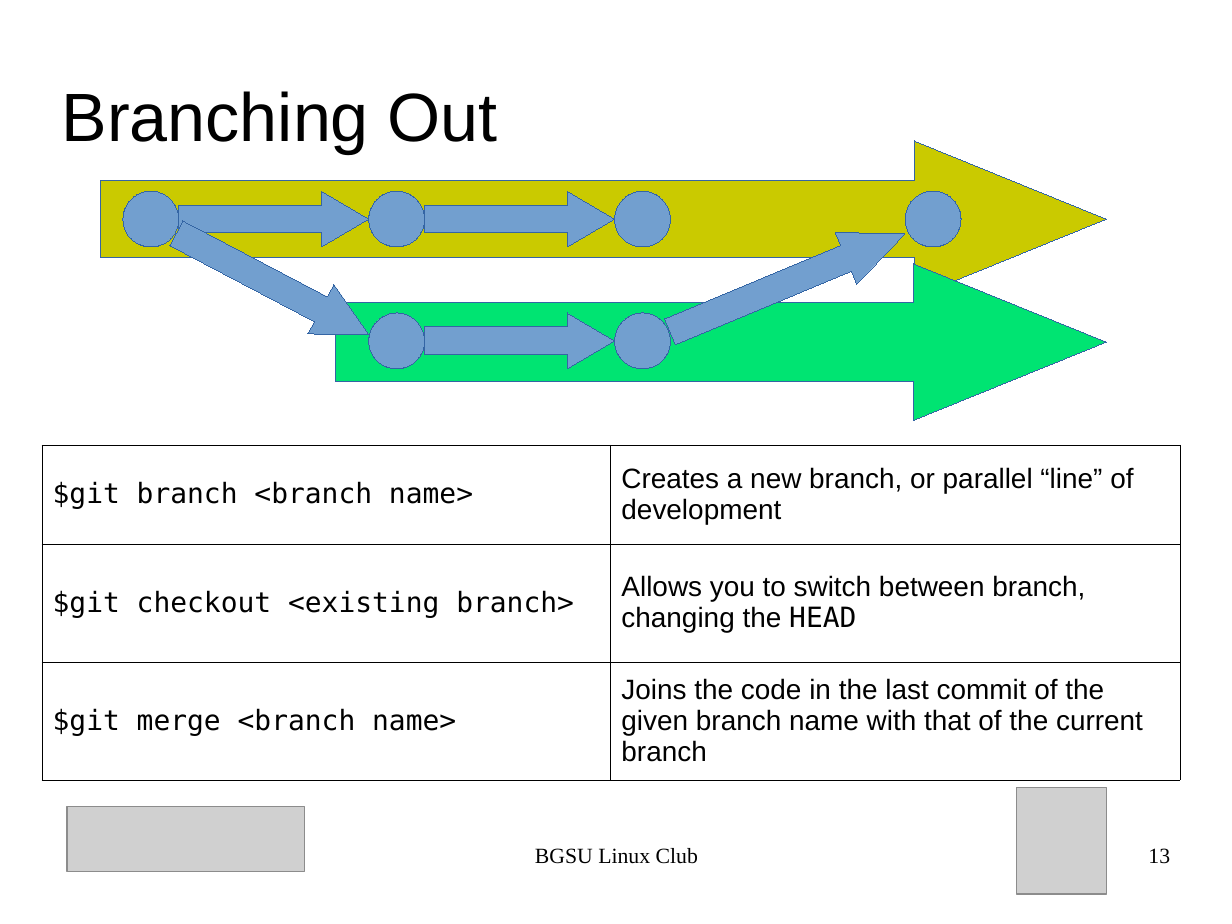
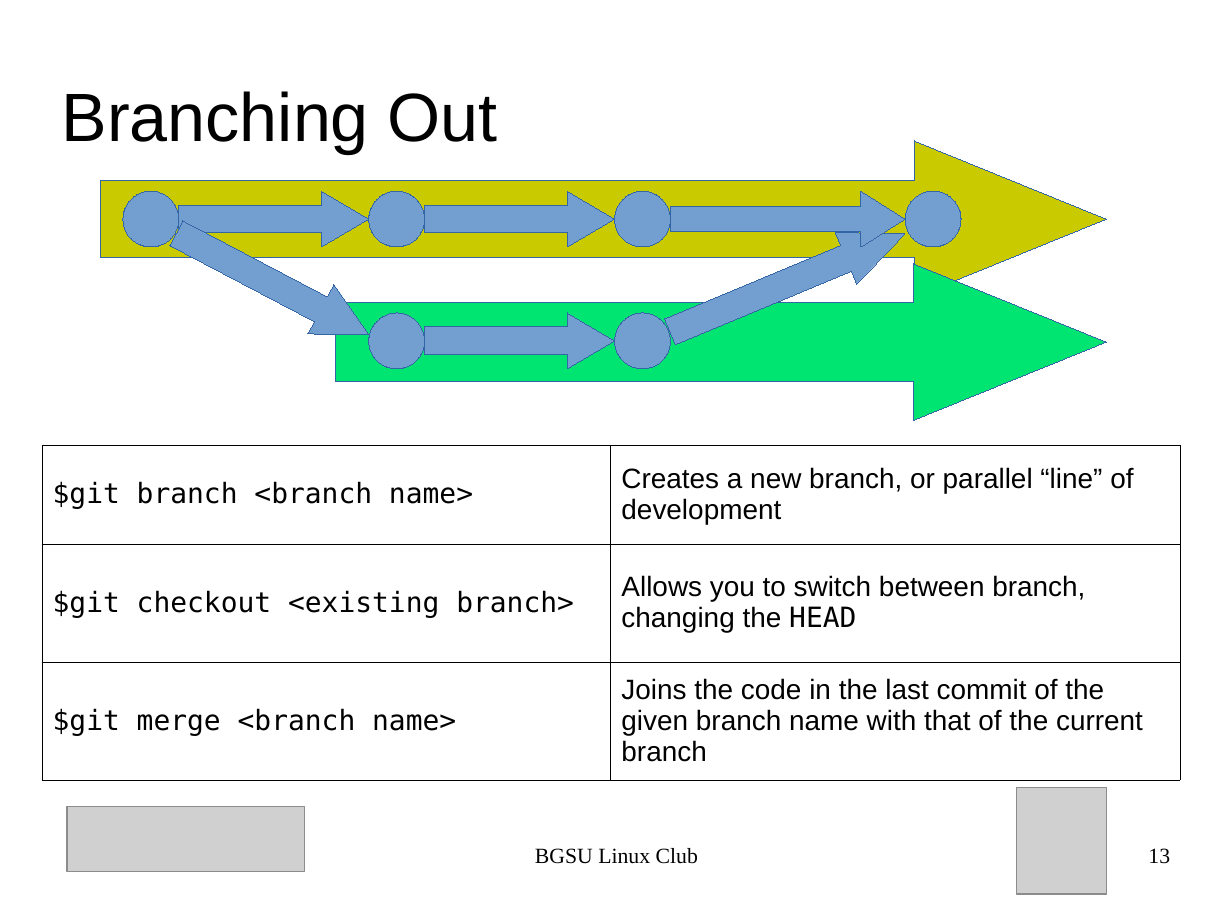
Before and after one commit to BGSU-Linux-Club/BGSU-Git-Tutorial, a slide deck: slide 13 of presentation.odp. Drawn at 1232x924 pixels with LibreOffice and Linux fonts; fonts in the diff are those of the drawing; grey boxes stand for pictures. Boxes give left, top, right and bottom in pixels: in the first picture for what was removed or moved away, otherwise in the second. Text is boxed around its words. In the diff, an @@ line names an element or a change of style, - is before the commit and + after.

```diff
--- a/presentation.odp
+++ b/presentation.odp
@@ right arrow added at bbox=[671, 191, 906, 247], fill #729FCF, outline #3465A4 0 pt @@
```
Also in this commit, not shown: 7 other slides changed, 1 other file.
